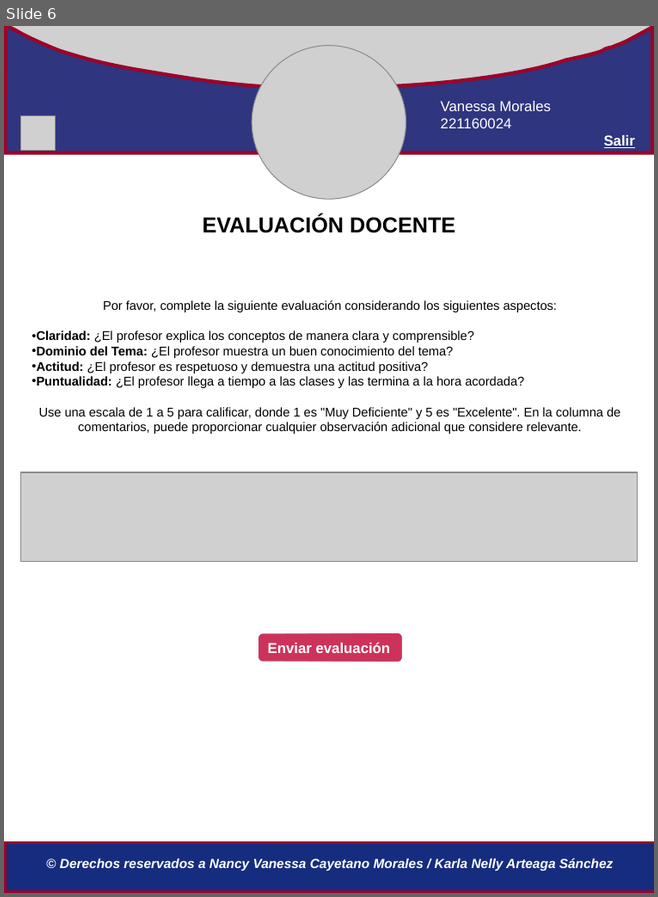
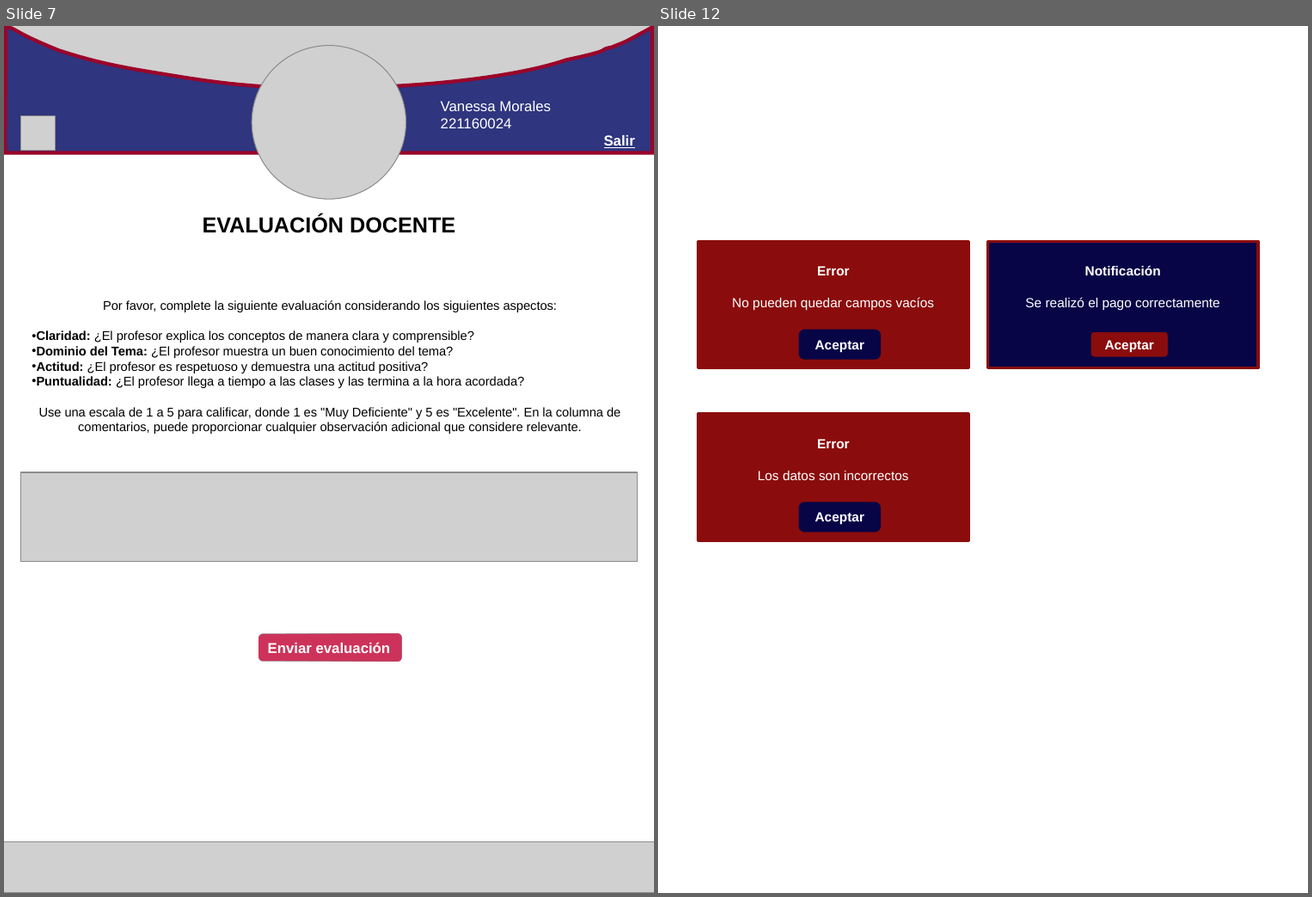
Before and after one commit to IngMiranda/TecnologiasWeb_9, a slide deck: Propuesta-páginas-alumno.pptx. Shown side by side, each under a label of ours: slide 6 before the commit, slides 7 and 12 after it; the slides between them are not shown. The pictures are 658x897 and 1312x897 pixels, drawn with LibreOffice and Linux fonts; fonts in the diff are those of the drawing; grey boxes stand for pictures. Boxes give left, top, right and bottom in pixels: in the first picture for what was removed or moved away, otherwise in the second. Text is boxed around its words. In the diff, an @@ line names an element or a change of style, - is before the commit and + after.

```diff
--- a/Propuesta-páginas-alumno.pptx
+++ b/Propuesta-páginas-alumno.pptx
@@ slide 12 added at (x1=658, y1=26, x2=1308, y2=893), background #FFFFFF @@
@@ rectangle added at (x1=698, y1=241, x2=968, y2=367), fill #8B0C0C, outline #8B0C0C 2.25 pt, 11 pt, text #FFFFFF @@
+Error
+No pueden quedar campos vacíos
@@ rectangle added at (x1=988, y1=241, x2=1259, y2=367), fill #070546, outline #8B0C0C 2.25 pt, 11 pt, text #FFFFFF @@
+Notificación
+Se realizó el pago correctamente
@@ rounded rectangle added at (x1=800, y1=330, x2=880, y2=358), fill #070546, outline #070546 2.25 pt, 11 pt, text #FFFFFF, bold @@
+Aceptar
@@ rounded rectangle added at (x1=1090, y1=330, x2=1170, y2=358), fill #8B0C0C, outline #070546 2.25 pt, 11 pt, text #FFFFFF, bold @@
+Aceptar
@@ rectangle added at (x1=698, y1=414, x2=968, y2=540), fill #8B0C0C, outline #8B0C0C 2.25 pt, 11 pt, text #FFFFFF @@
+Error
+Los datos son incorrectos
@@ rounded rectangle added at (x1=800, y1=503, x2=880, y2=532), fill #070546, outline #070546 2.25 pt, 11 pt, text #FFFFFF, bold @@
+Aceptar
@@ what was slide 6 is now slide 7 @@
@@ slide 7 changed as well @@
@@ picture added at (x1=4, y1=842, x2=654, y2=893) @@
@@ rectangle removed at (x1=5, y1=843, x2=654, y2=892) @@
@@ text removed at (x1=60, y1=858, x2=614, y2=871) @@
-© Derechos reservados a Nancy Vanessa Cayetano Morales / Karla Nelly Arteaga Sánchez
```
Also in this commit, not shown: 6 other slides changed, 4 other slides added.
